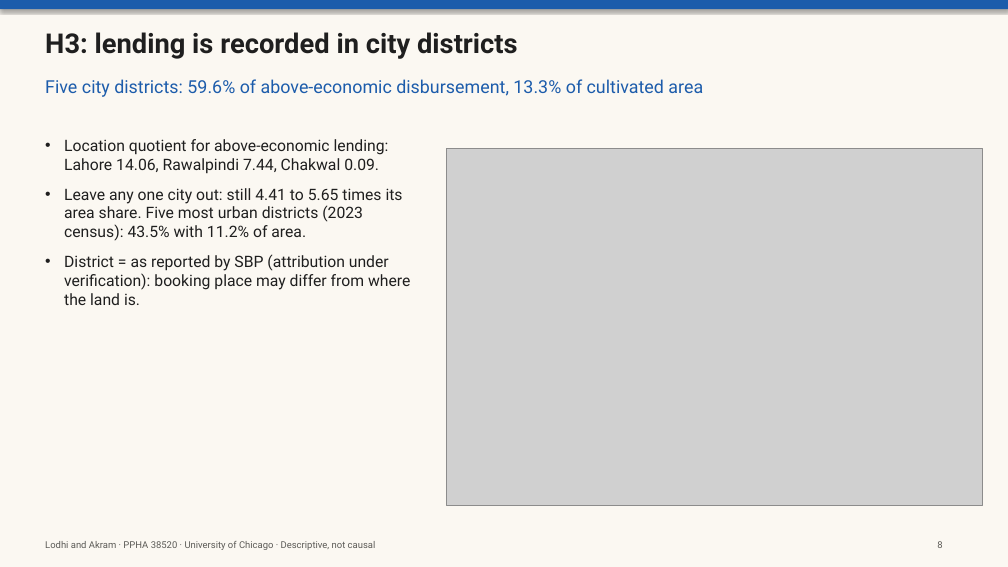
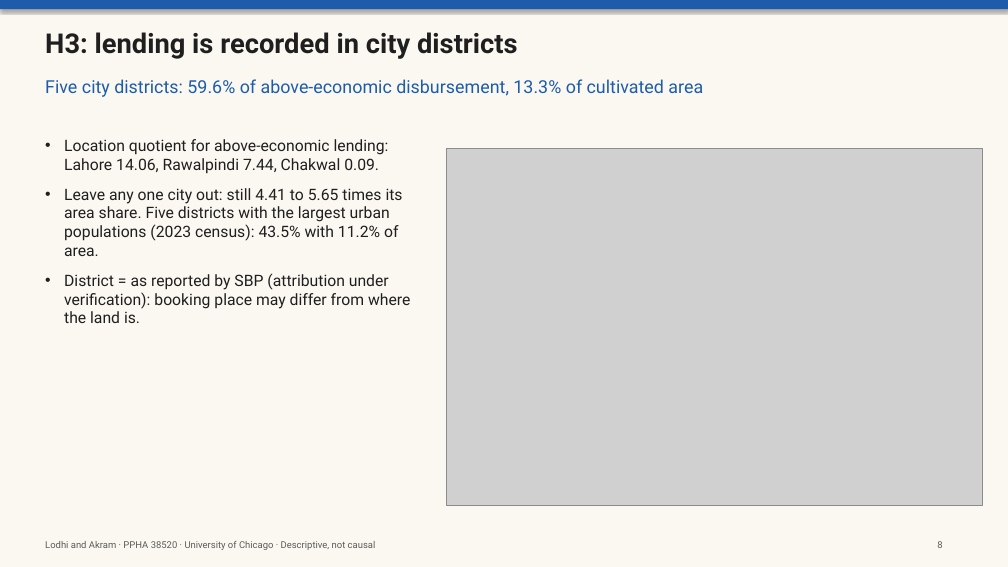
Before and after one commit to ahmedrazakhanlodhi/arhti-project, a slide deck: slide 8 of outputs/slides/arhti_slides.pptx. Drawn at 1008x567 pixels with LibreOffice and Linux fonts; fonts in the diff are those of the drawing; grey boxes stand for pictures. Boxes give left, top, right and bottom in pixels: in the first picture for what was removed or moved away, otherwise in the second. Text is boxed around its words. In the diff, an @@ line names an element or a change of style, - is before the commit and + after.

```diff
--- a/outputs/slides/arhti_slides.pptx
+++ b/outputs/slides/arhti_slides.pptx
@@ text at <box>64,188,403,256</box>: text changed @@
-• Leave any one city out: still 4.41 to 5.65 times its area share. Five most urban districts (2023 census): 43.5% with 11.2% of area.
+• Leave any one city out: still 4.41 to 5.65 times its area share. Five districts with the largest urban populations (2023 census): 43.5% with 11.2% of area.
```
Also in this commit, not shown: 3 other slides changed, 13 other files.
